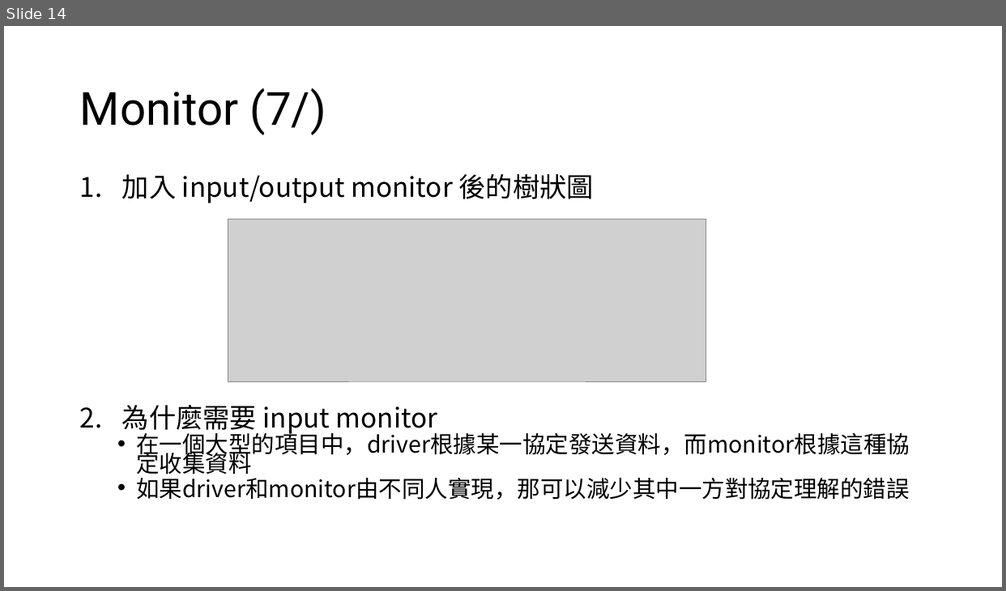
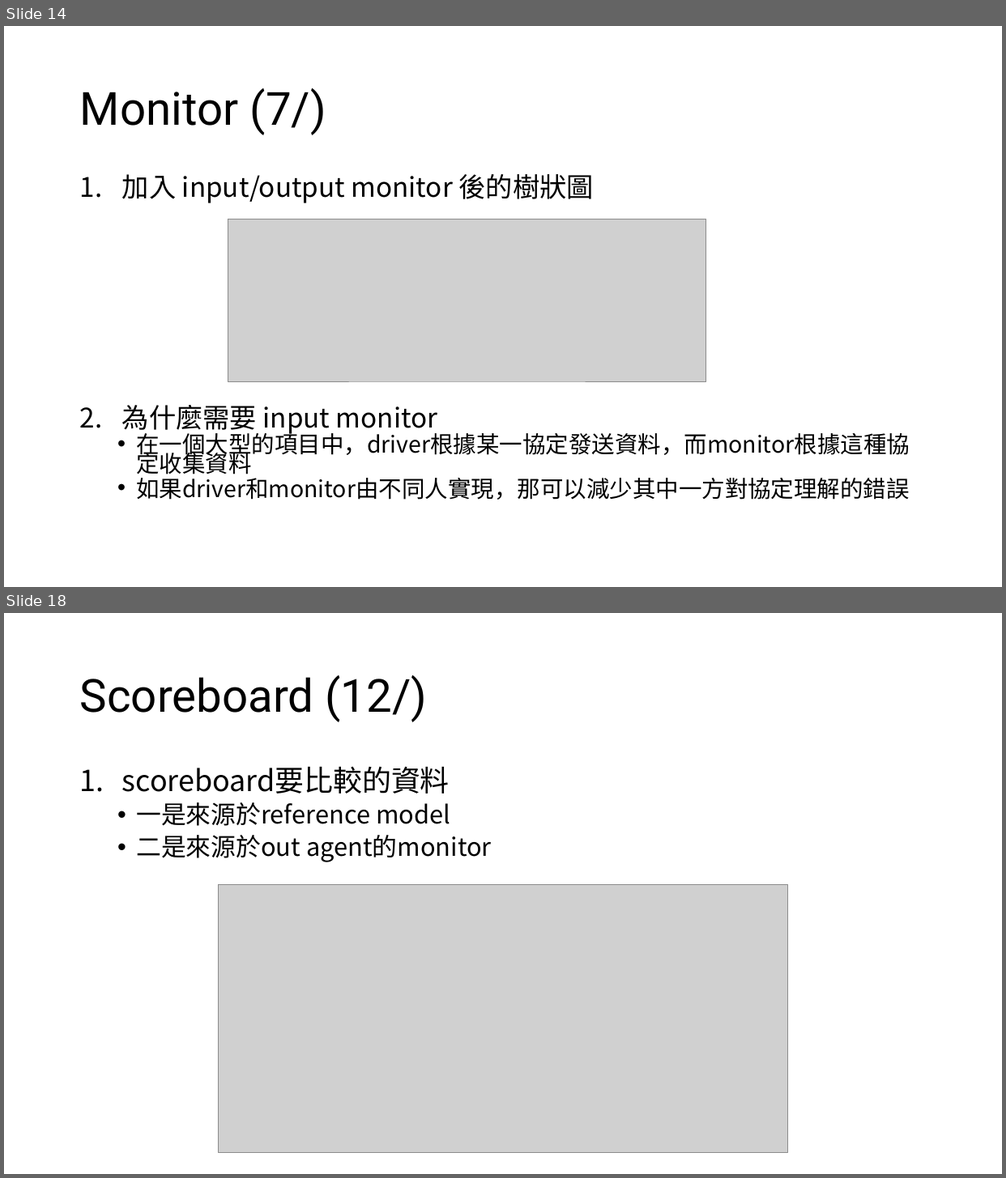
Before and after one commit to s9001055/DV_learning, a slide deck: UVM/UVM.pptx. Shown one above the other, each under a label of ours: slide 14 before the commit, slides 14 and 18 after it; the slides between them are not shown. The pictures are 1006x591 and 1006x1178 pixels, drawn with LibreOffice and Linux fonts; fonts in the diff are those of the drawing; grey boxes stand for pictures. Boxes give left, top, right and bottom in pixels: in the first picture for what was removed or moved away, otherwise in the second. Text is boxed around its words. In the diff, an @@ line names an element or a change of style, - is before the commit and + after.

```diff
--- a/UVM/UVM.pptx
+++ b/UVM/UVM.pptx
@@ slide 18 added at <box>4,613,1002,1174</box>, background #FFFFFF @@
@@ title added at <box>80,675,428,722</box>, 44 pt, text #000000 @@
+Scoreboard (12/)
@@ text added at <box>122,766,492,862</box>, 24 pt, text #000000 @@
+1. scoreboard要比較的資料
+  • 一是來源於reference model
+  • 二是來源於out agent的monitor
@@ picture added at <box>219,884,788,1152</box> @@
```
Also in this commit, not shown: 4 other slides added, 1 slide removed.
